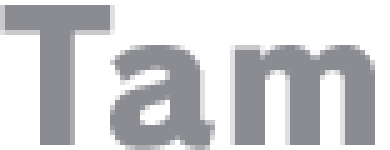
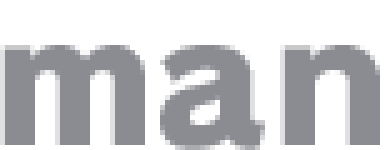
Layered file, before and after one edit (w=390, h=150). Changes by layer:
added layer "Tamanho Centralizado" above "Tamanho" over [0,45,380,150]
hid "Tamanho" over [0,5,375,150]
